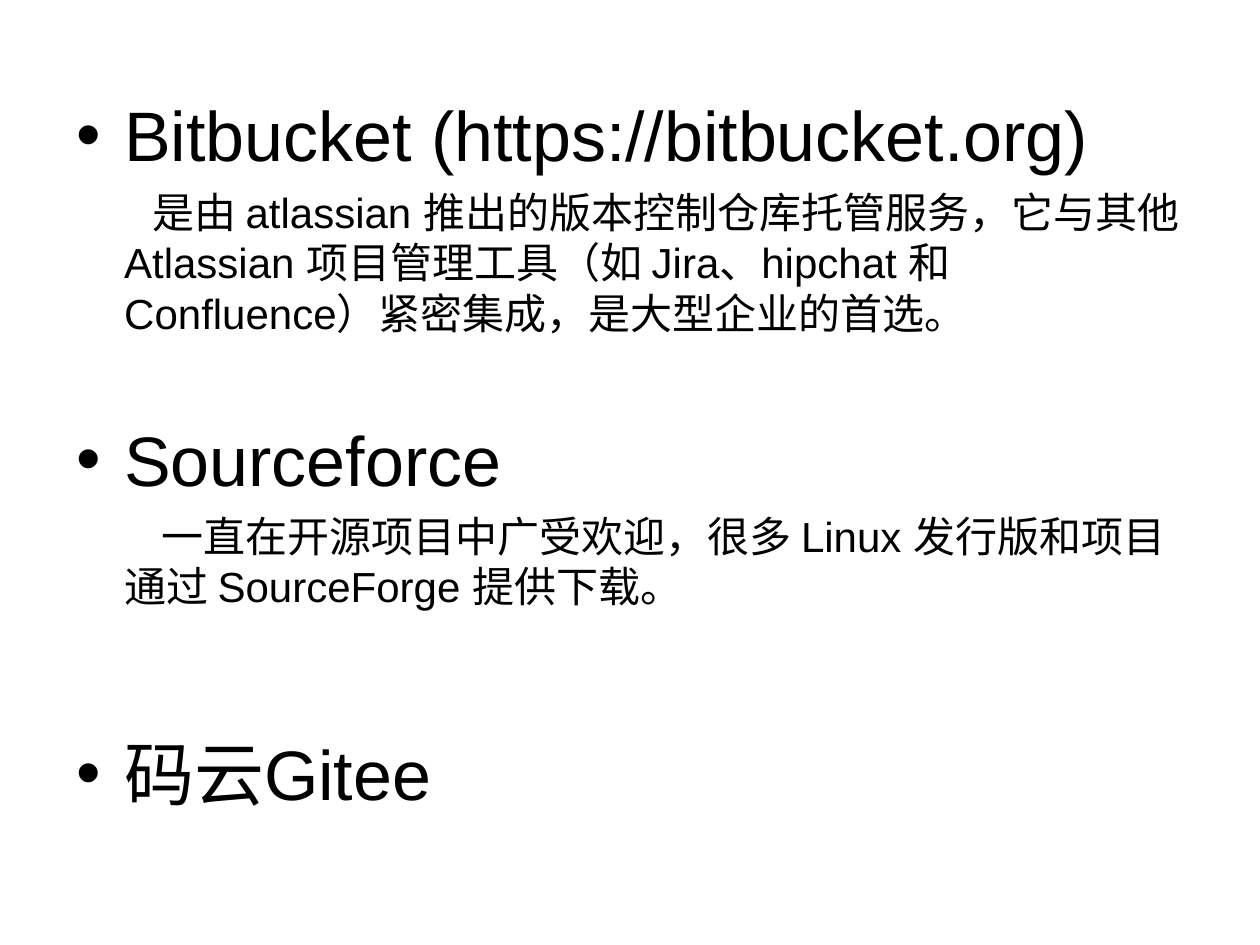
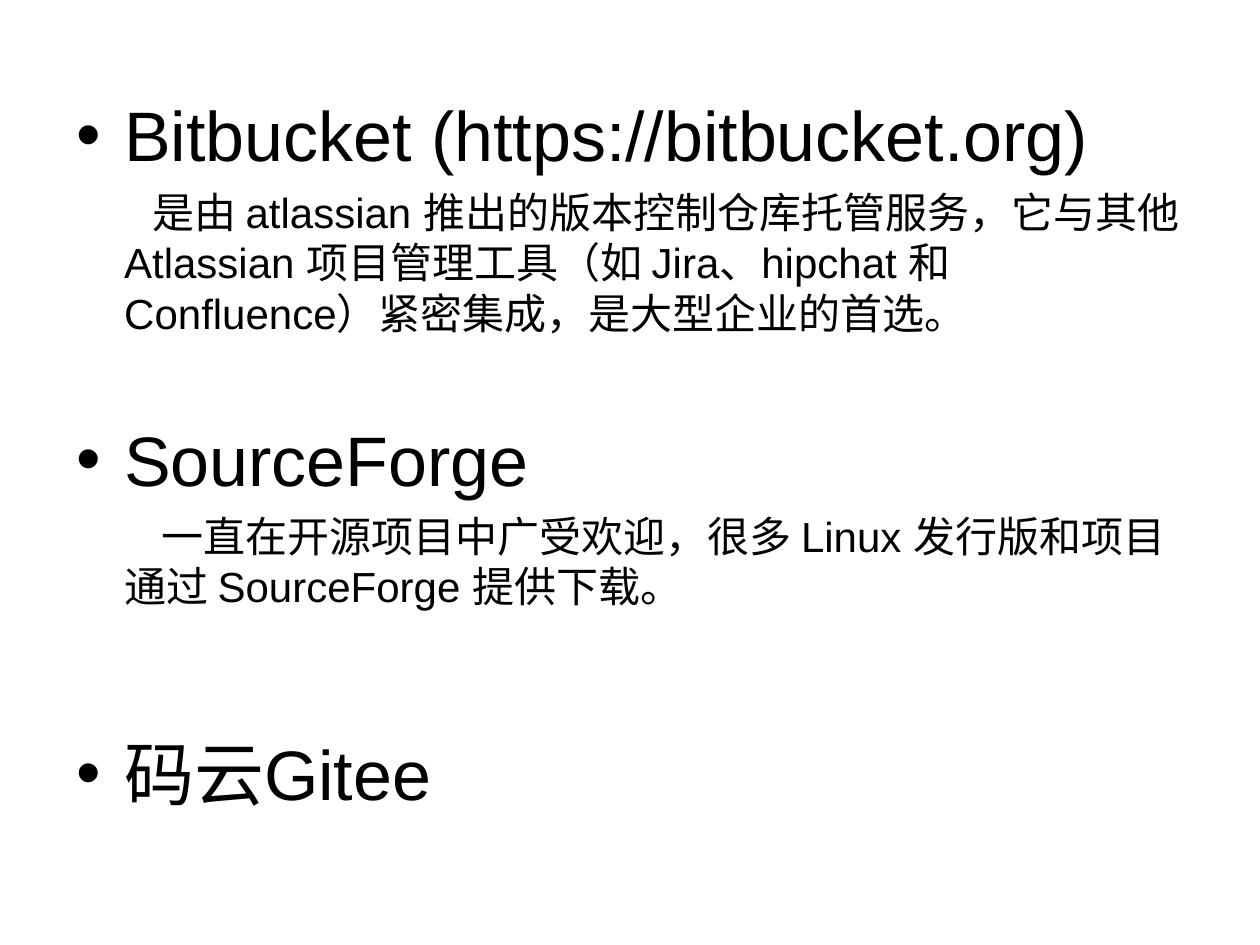
Before and after one commit to lxmxhh/git-intro, a slide deck: slide 14 of Git.ppt. Drawn at 1260x945 pixels with LibreOffice and Linux fonts; fonts in the diff are those of the drawing. Boxes give left, top, right and bottom in pixels: in the first picture for what was removed or moved away, otherwise in the second. Text is boxed around its words. In the diff, an @@ line names an element or a change of style, - is before the commit and + after.

Commit message:
modify ppt

```diff
--- a/Git.ppt
+++ b/Git.ppt
@@ text at (124, 437, 528, 499): text changed @@
-• Sourceforce
+• SourceForge
```
